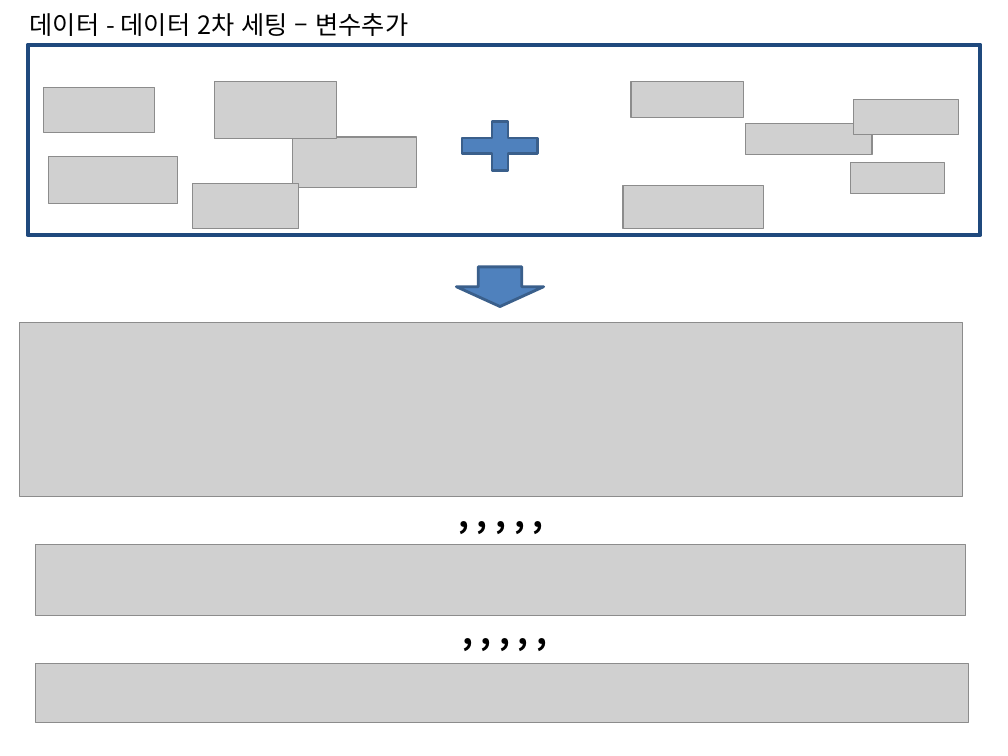
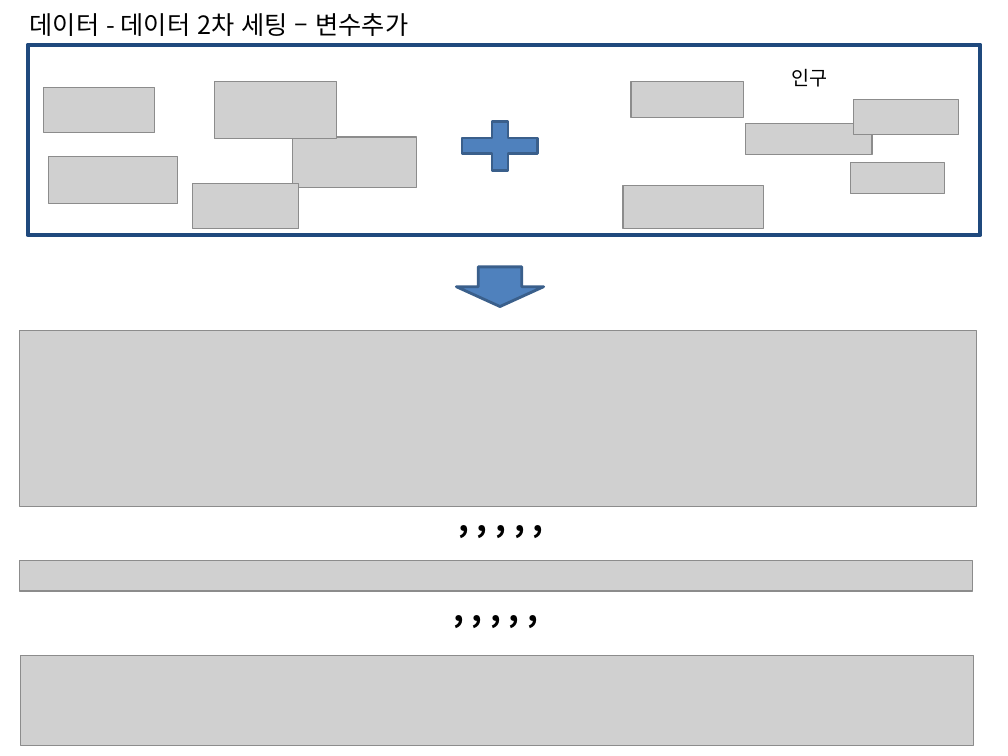
Before and after one commit to Dev1120/Team1Project, a slide deck: slide 5 of PPT구상/팀프로젝트_구상용.pptx. Drawn at 1008x756 pixels with LibreOffice and Linux fonts; fonts in the diff are those of the drawing; grey boxes stand for pictures. Boxes give left, top, right and bottom in pixels: in the first picture for what was removed or moved away, otherwise in the second. Text is boxed around its words. In the diff, an @@ line names an element or a change of style, - is before the commit and + after.

```diff
--- a/PPT구상/팀프로젝트_구상용.pptx
+++ b/PPT구상/팀프로젝트_구상용.pptx
@@ text added at bbox=[792, 68, 828, 87], 14 pt, text #000000 @@
+인구
@@ picture: place and size @@
-picture at bbox=[20, 323, 963, 497]
+picture at bbox=[20, 331, 977, 506]
@@ text ", , , , ,": place and size @@
-text ", , , , ," at bbox=[449, 489, 561, 539]
+text ", , , , ," at bbox=[449, 493, 561, 543]
@@ picture added at bbox=[20, 560, 973, 591] @@
@@ picture removed at bbox=[35, 544, 966, 616] @@
@@ text ", , , , ,": place and size @@
-text ", , , , ," at bbox=[453, 606, 565, 656]
+text ", , , , ," at bbox=[444, 583, 556, 633]
@@ picture: place and size @@
-picture at bbox=[35, 663, 968, 722]
+picture at bbox=[20, 656, 973, 746]
```
Also in this commit, not shown: 6 other slides changed, 8 slides added, 7 slides removed.
